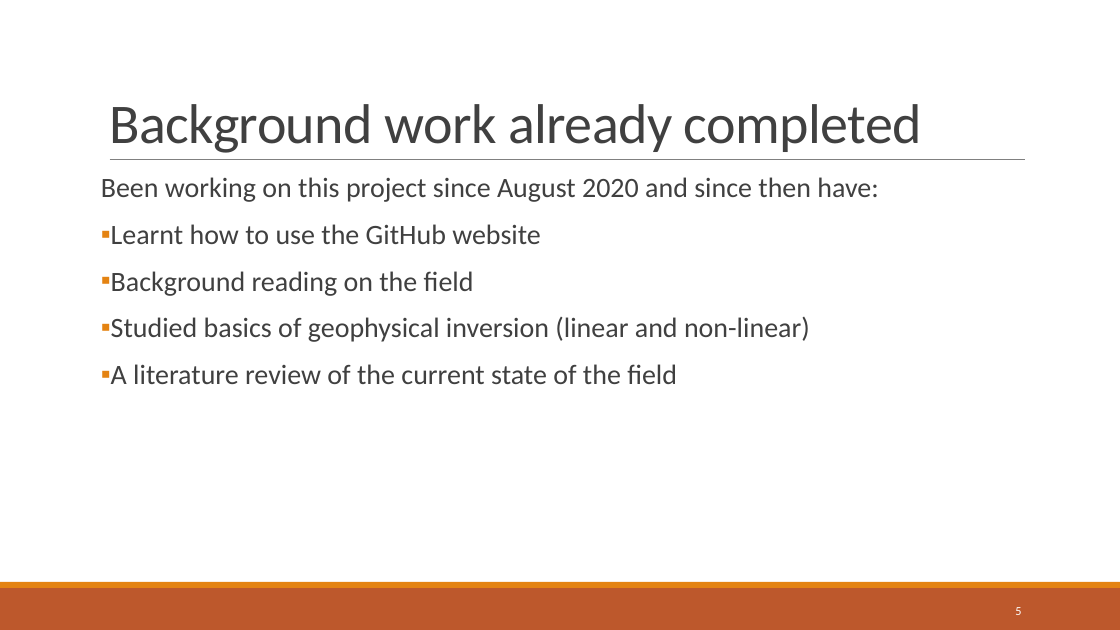
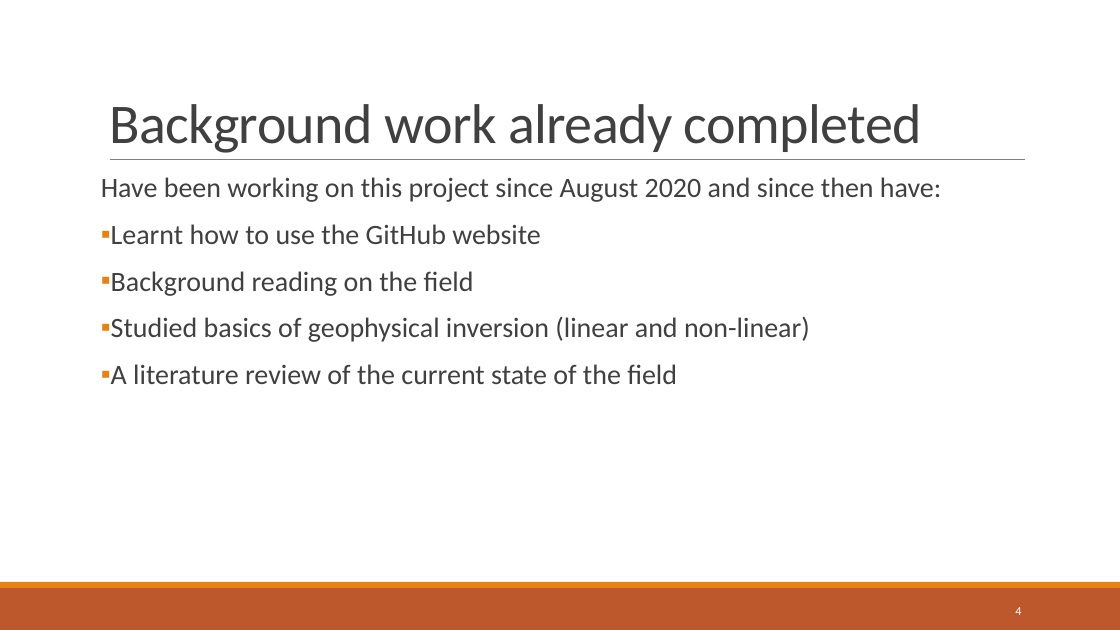
Before and after one commit to compgeolab/dissertation-moho-uncertainty, a slide deck: slide 4 of presentation/Project presentation.pptx (slide 5 before the commit). Drawn at 1120x630 pixels with LibreOffice and Linux fonts; fonts in the diff are those of the drawing. Boxes give left, top, right and bottom in pixels: in the first picture for what was removed or moved away, otherwise in the second. Text is boxed around its words. In the diff, an @@ line names an element or a change of style, - is before the commit and + after.

```diff
--- a/presentation/Project presentation.pptx
+++ b/presentation/Project presentation.pptx
@@ text at [101,177,941,202]: text changed @@
-Been working on this project since August 2020 and since then have:
+Have been working on this project since August 2020 and since then have:
@@ page number at [1015,607,1021,615]: text changed @@
-5
+4
```
Also in this commit, not shown: 10 other slides changed, 2 slides added, 4 slides removed.
